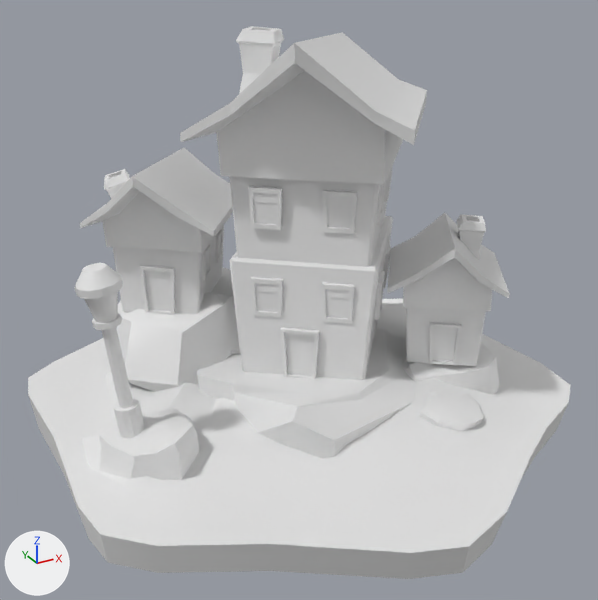
The FBX model Assets/Art/Models/Hillside Region/Hillside_City.fbx as it was, and as the next commit left it.
Both versions are drawn from a camera (50 mm lens) standing at (-0.657, -1.208, 0.774) and looking at (-0.016, -0.041, 0.191). Arrows for +X, +Y and +Z are at lower left; the lights stay in place. Where no turn or scale is listed for an object, it has been applied to the vertices.

The scene before the commit, as lines of its bpy script (objects in view):
```python
me_cube_077 = bpy.data.meshes.new('Cube.077')
me_cube_077.from_pydata(...)  # 1156 vertices, 1051 faces; spans x -0.462..0.462, y -0.515..0.507, z -0.076..0.642
me_cube_077.materials.append(mat_tilecolors_002)  # white #e7e7e7
ob_hillside_city = bpy.data.objects.new('Hillside_City', me_cube_077)
ob_hillside_city.location = (0.001, 0.0, 0.0)
```
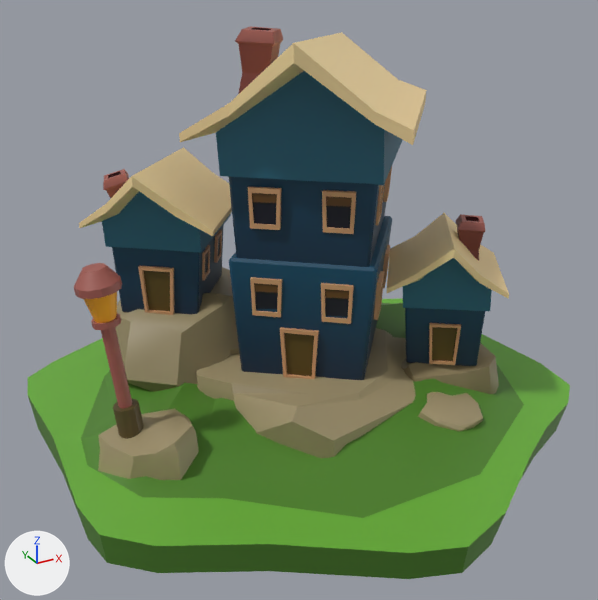
What differs and where, as boxes (x1, y1, x2, y2) in the pictures (598 x 600 px):
```json
{"object": "Hillside_City", "change": "recoloured, surface changed, moved", "before": [28, 26, 570, 579], "after": [28, 26, 570, 579], "on screen": "white to green"}
{"part": 1, "of": "me_cube_077", "change": "surface changed", "before": [28, 303, 568, 579], "after": [28, 303, 567, 579], "on screen": "white to green"}
```

Edits to the scene script, one JSON object a line:
```json
{"op": "add", "block": "img_tiletexture00_png", "code": ["img_tiletexture00_png = load_image('TileTexture00.png', '../../Textures/TileTexture00.png', 2400, 2400, 'sRGB')"]}
{"op": "add", "block": "mat_tilecolors_current", "code": ["mat_tilecolors_current = principled_material('TileColors_Current')", "mat_tilecolors_current.texture = img_tiletexture00_png"]}
{"block": "me_cube_077", "where": "me_cube_077.from_pydata(...)  # 1156 vertices, 1051 faces; spans x -0.462..0.462, y -0.515..0.507, z -0.076..0.642"}
{"block": "me_cube_077", "where": "# used by ob_hillside_city; location = (0.001, 0.0, 0.0)"}
{"op": "remove", "block": "me_cube_077", "code": "me_cube_077.materials.append(mat_tilecolors_002)  # white #e7e7e7"}
{"block": "me_cube_077", "change": "me_cube_077 part 1: texture (UV) coordinates of 122 of 1051 faces, centred in x -0.452..0.448, y -0.494..0.495, z -0.049..0.081, changed; they spanned u 0.19..0.19, v 0.93..0.96 and now span u 0.19..0.19, v 0.93..0.94"}
{"op": "add", "block": "me_cube_077", "code": "me_cube_077.materials.append(mat_tilecolors_current)  # picture img_tiletexture00_png"}
{"op": "set", "path": "ob_hillside_city.location", "old": "(0.001, 0.0, 0.0)", "new": "(0.0, 0.0, 0.0)"}
```
